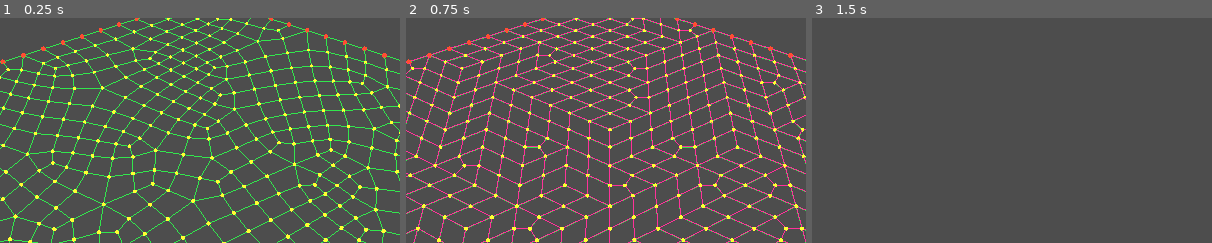
Above: before the commit, frames 1-3 (left to right).
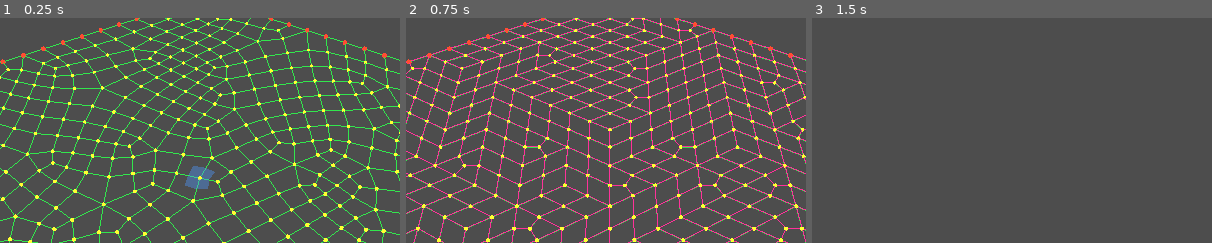
Above: after the commit, the same moments.

Repository: lucasbiancogs/map_generation
Game: Godot game, scene res://scenes/main.tscn
Same seed, same stepped clock (60 frames per second), same inputs: the game is played once before the commit and once after it.
Inputs:
- Up to frame 1 (0.25 s): no input
- Up to frame 2 (0.75 s): click "< Prev" at 0.5 s
- Up to frame 3 (1.5 s): click "Reset" at 1.25 s
The pictures show only the part of the screen within x 24-74%, y 16-66%; the shares and areas given below are measured in that part.

The runs differ from the first frame. In frame 1, 0.5% of the frame differs, in the area x 46-54%, y 65-76%; in frame 2, nothing differs; in frame 3, nothing differs.

Commit message:
Add tile hover visualization with dual-grid fan mesh
Builds tile shapes on mouse hover using raycasting. Each tile is a
fan of midpoints and quad centers sorted by angle around the grid
point. Adds connected_quads tracking to connectivity, grid collider
for raycasting, and backface collision for consistent hit detection.

Diff:
--- a/scenes/main.tscn
+++ b/scenes/main.tscn
@@ -1,8 +1,9 @@
-[gd_scene load_steps=4 format=3 uid="uid://bep2n5mln624u"]
+[gd_scene load_steps=5 format=3 uid="uid://bep2n5mln624u"]
 
 [ext_resource type="Script" uid="uid://bwa7743dqiob1" path="res://scripts/organic_grid.gd" id="1_o5qli"]
 [ext_resource type="Script" uid="uid://kyknpmdof72h" path="res://scripts/step_controller.gd" id="2_step_ctrl"]
 [ext_resource type="Script" uid="uid://bvxda7p4j5qsv" path="res://scripts/camera_controller.gd" id="3_camera"]
+[ext_resource type="Script" path="res://scripts/tile_hover.gd" id="4_tile_hover"]
 
 [node name="Main" type="Node3D"]
 
@@ -27,3 +28,7 @@
 mouse_filter = 2
 script = ExtResource("2_step_ctrl")
 grid_path = NodePath("../OrganicGrid")
+
+[node name="TileHover" type="Node3D" parent="."]
+script = ExtResource("4_tile_hover")
+grid_path = NodePath("../OrganicGrid")
--- a/scripts/organic_grid.gd
+++ b/scripts/organic_grid.gd
@@ -25,6 +25,8 @@
 var subdivided_quads: Array[PackedInt32Array] = []
 ## Connectivity: point index -> array of connected point indices.
 var connectivity: Dictionary = {}
+## Point-to-quad connectivity: point index -> array of quad indices.
+var connected_quads: Dictionary = {}
 
 const STEP_NAMES: PackedStringArray = [
 	"1: Generate Points",
@@ -46,6 +48,37 @@
 		_execute_step(step)
 	_clear_visualization()
 	_visualize_subdivided()
+	build_collider()
+
+
+## Builds a StaticBody3D collider from the grid quads for raycasting.
+func build_collider() -> void:
+	# Remove existing collider if any.
+	var existing := get_node_or_null("GridCollider")
+	if existing:
+		existing.queue_free()
+
+	var faces := PackedVector3Array()
+	for quad in subdivided_quads:
+		var p0 := subdivided_points[quad[0]]
+		var p1 := subdivided_points[quad[1]]
+		var p2 := subdivided_points[quad[2]]
+		var p3 := subdivided_points[quad[3]]
+		# Two triangles per quad.
+		faces.append(p0); faces.append(p1); faces.append(p2)
+		faces.append(p0); faces.append(p2); faces.append(p3)
+
+	var shape := ConcavePolygonShape3D.new()
+	shape.backface_collision = true
+	shape.set_faces(faces)
+
+	var col_shape := CollisionShape3D.new()
+	col_shape.shape = shape
+
+	var body := StaticBody3D.new()
+	body.name = "GridCollider"
+	body.add_child(col_shape)
+	add_child(body)
 
 
 func reset() -> void:
@@ -58,6 +91,7 @@
 	subdivided_is_outer_edge.clear()
 	subdivided_quads.clear()
 	connectivity.clear()
+	connected_quads.clear()
 	_clear_visualization()
 
 
@@ -419,8 +453,10 @@
 
 func build_connectivity() -> void:
 	connectivity.clear()
-
-	for quad in subdivided_quads:
+	connected_quads.clear()
+
+	for quad_idx in range(subdivided_quads.size()):
+		var quad: PackedInt32Array = subdivided_quads[quad_idx]
 		for vi in range(4):
 			var pt: int = quad[vi]
 			var right: int = quad[(vi + 1) % 4]
@@ -434,6 +470,13 @@
 				neighbors.append(right)
 			if not neighbors.has(left):
 				neighbors.append(left)
+
+			# Track which quads touch this point.
+			if not connected_quads.has(pt):
+				connected_quads[pt] = [] as Array[int]
+			var pt_quads: Array[int] = connected_quads[pt]
+			if not pt_quads.has(quad_idx):
+				pt_quads.append(quad_idx)
 
 
 # ===========================================================================
--- /dev/null
+++ b/scripts/tile_hover.gd
@@ -0,0 +1,128 @@
+class_name TileHover
+extends Node3D
+
+@export var grid_path: NodePath
+@export var hover_color: Color = Color(0.3, 0.6, 1.0, 0.4)
+
+var _grid: OrganicGrid
+var _camera: Camera3D
+var _hover_mesh: MeshInstance3D
+var _hover_material: StandardMaterial3D
+var _current_hover_idx: int = -1
+
+
+func _ready() -> void:
+	_grid = get_node(grid_path) as OrganicGrid
+	_camera = get_viewport().get_camera_3d()
+
+	_hover_material = StandardMaterial3D.new()
+	_hover_material.albedo_color = hover_color
+	_hover_material.shading_mode = BaseMaterial3D.SHADING_MODE_UNSHADED
+	_hover_material.transparency = BaseMaterial3D.TRANSPARENCY_ALPHA
+	_hover_material.cull_mode = BaseMaterial3D.CULL_DISABLED
+
+	_hover_mesh = MeshInstance3D.new()
+	_hover_mesh.visible = false
+	add_child(_hover_mesh)
+
+
+func _physics_process(_delta: float) -> void:
+	if not _grid or _grid.subdivided_points.is_empty():
+		return
+
+	var mouse_pos := get_viewport().get_mouse_position()
+	var from := _camera.project_ray_origin(mouse_pos)
+	var dir := _camera.project_ray_normal(mouse_pos)
+
+	var space := get_world_3d().direct_space_state
+	var query := PhysicsRayQueryParameters3D.create(from, from + dir * 100.0)
+	var result := space.intersect_ray(query)
+
+	if result.is_empty():
+		_hover_mesh.visible = false
+		_current_hover_idx = -1
+		return
+
+	var hit_pos: Vector3 = result["position"]
+	var nearest_idx := _find_nearest_interior_point(hit_pos)
+
+	if nearest_idx == -1:
+		_hover_mesh.visible = false
+		_current_hover_idx = -1
+		return
+
+	if nearest_idx != _current_hover_idx:
+		_current_hover_idx = nearest_idx
+		_build_tile_mesh(nearest_idx)
+
+	_hover_mesh.visible = true
+
+
+func _find_nearest_interior_point(pos: Vector3) -> int:
+	var best_idx: int = -1
+	var best_dist: float = INF
+
+	for i in range(_grid.subdivided_points.size()):
+		if _grid.subdivided_is_outer_edge[i]:
+			continue
+		var dist: float = pos.distance_squared_to(_grid.subdivided_points[i])
+		if dist < best_dist:
+			best_dist = dist
+			best_idx = i
+
+	return best_idx
+
+
+func _build_tile_mesh(center_idx: int) -> void:
+	var center := _grid.subdivided_points[center_idx]
+	var corners: Array[Vector3] = []
+
+	# Midpoints between center and each connected neighbor.
+	if _grid.connectivity.has(center_idx):
+		var neighbors: Array[int] = _grid.connectivity[center_idx]
+		for n in neighbors:
+			corners.append((center + _grid.subdivided_points[n]) * 0.5)
+
+	# Centers of each quad touching this point.
+	if _grid.connected_quads.has(center_idx):
+		var quad_indices: Array[int] = _grid.connected_quads[center_idx]
+		for qi in quad_indices:
+			var quad: PackedInt32Array = _grid.subdivided_quads[qi]
+			var qc := (_grid.subdivided_points[quad[0]] + _grid.subdivided_points[quad[1]]
+				+ _grid.subdivided_points[quad[2]] + _grid.subdivided_points[quad[3]]) * 0.25
+			corners.append(qc)
+
+	if corners.size() < 3:
+		_hover_mesh.visible = false
+		return
+
+	# Sort corners by angle around center.
+	corners.sort_custom(func(a: Vector3, b: Vector3) -> bool:
+		var angle_a := atan2(a.z - center.z, a.x - center.x)
+		var angle_b := atan2(b.z - center.z, b.x - center.x)
+		return angle_a < angle_b
+	)
+
+	# Fan triangulation: center → corner[i] → corner[i+1].
+	var verts := PackedVector3Array()
+	var normals := PackedVector3Array()
+	var lift := Vector3.UP * 0.005  # Slight lift to avoid z-fighting.
+
+	for i in range(corners.size()):
+		var next_i: int = (i + 1) % corners.size()
+		verts.append(center + lift)
+		verts.append(corners[i] + lift)
+		verts.append(corners[next_i] + lift)
+		normals.append(Vector3.UP)
+		normals.append(Vector3.UP)
+		normals.append(Vector3.UP)
+
+	var arr_mesh := ArrayMesh.new()
+	var arrays := []
+	arrays.resize(Mesh.ARRAY_MAX)
+	arrays[Mesh.ARRAY_VERTEX] = verts
+	arrays[Mesh.ARRAY_NORMAL] = normals
+	arr_mesh.add_surface_from_arrays(Mesh.PRIMITIVE_TRIANGLES, arrays)
+	arr_mesh.surface_set_material(0, _hover_material)
+
+	_hover_mesh.mesh = arr_mesh
